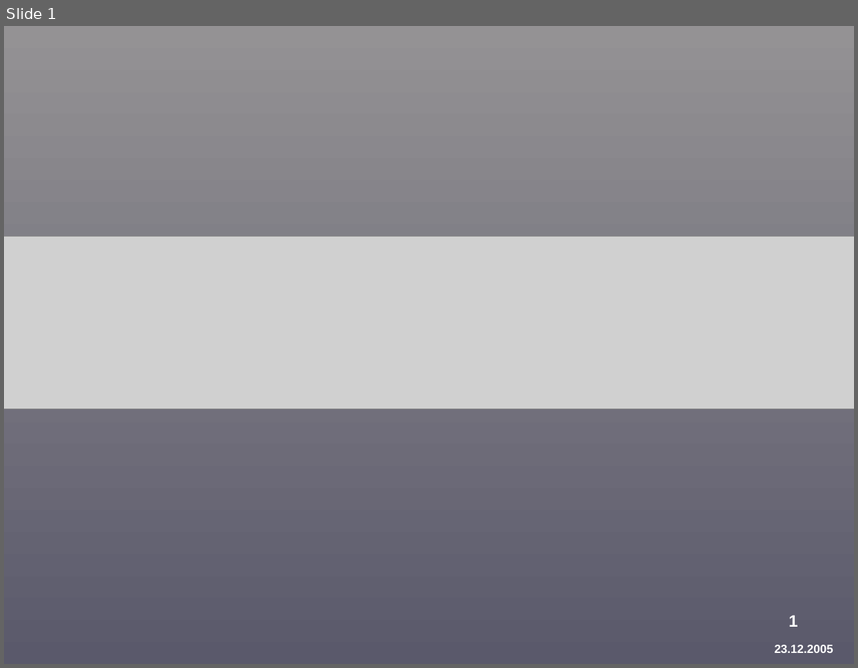
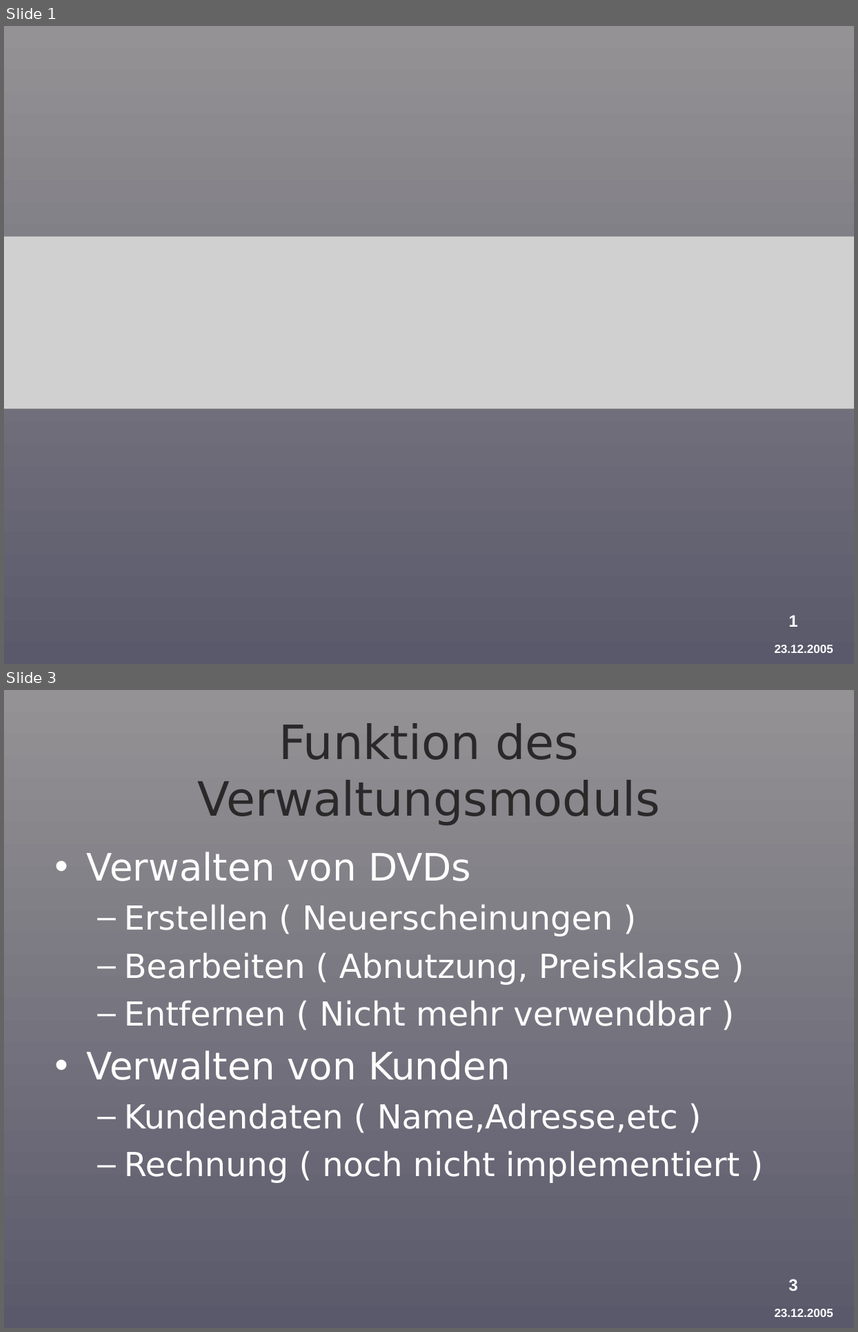
Before and after one commit to BackupTheBerlios/provirent-svn, a slide deck: docu/präsentation/Provirent-Vortrag-2-Griesch.ppt. Shown one above the other, each under a label of ours: slide 1 before the commit, slides 1 and 3 after it; the slides between them are not shown. The pictures are 858x668 and 858x1332 pixels, drawn with LibreOffice and Linux fonts; fonts in the diff are those of the drawing; grey boxes stand for pictures; background and template pictures are left out. Boxes give left, top, right and bottom in pixels: in the first picture for what was removed or moved away, otherwise in the second. Text is boxed around its words. In the diff, an @@ line names an element or a change of style, - is before the commit and + after.

```diff
--- a/docu/präsentation/Provirent-Vortrag-2-Griesch.ppt
+++ b/docu/präsentation/Provirent-Vortrag-2-Griesch.ppt
@@ slide 3 added at (4,690,854,1328), background gradient #949294 to #5A596B; not listed: 2 template elements that a slide beside it also shows @@
@@ title added at (198,723,660,825), 40 pt, text #292929 @@
+Funktion des Verwaltungsmoduls
@@ text added at (87,851,740,1183), 28 pt, text #FFFFFF @@
+• Verwalten von DVDs
+  – Erstellen ( Neuerscheinungen )
+  – Bearbeiten ( Abnutzung, Preisklasse )
+  – Entfernen ( Nicht mehr verwendbar )
+• Verwalten von Kunden
+  – Kundendaten ( Name,Adresse,etc )
+  – Rechnung ( noch nicht implementiert )
```
Also in this commit, not shown: 2 slides changed, 5 other slides added, 2 slides removed, 1 other file.
